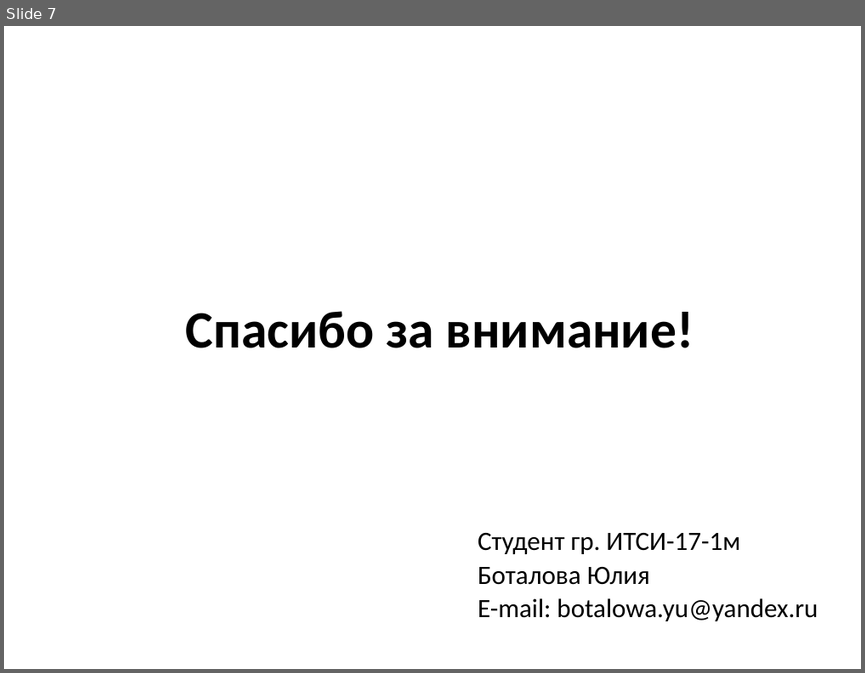
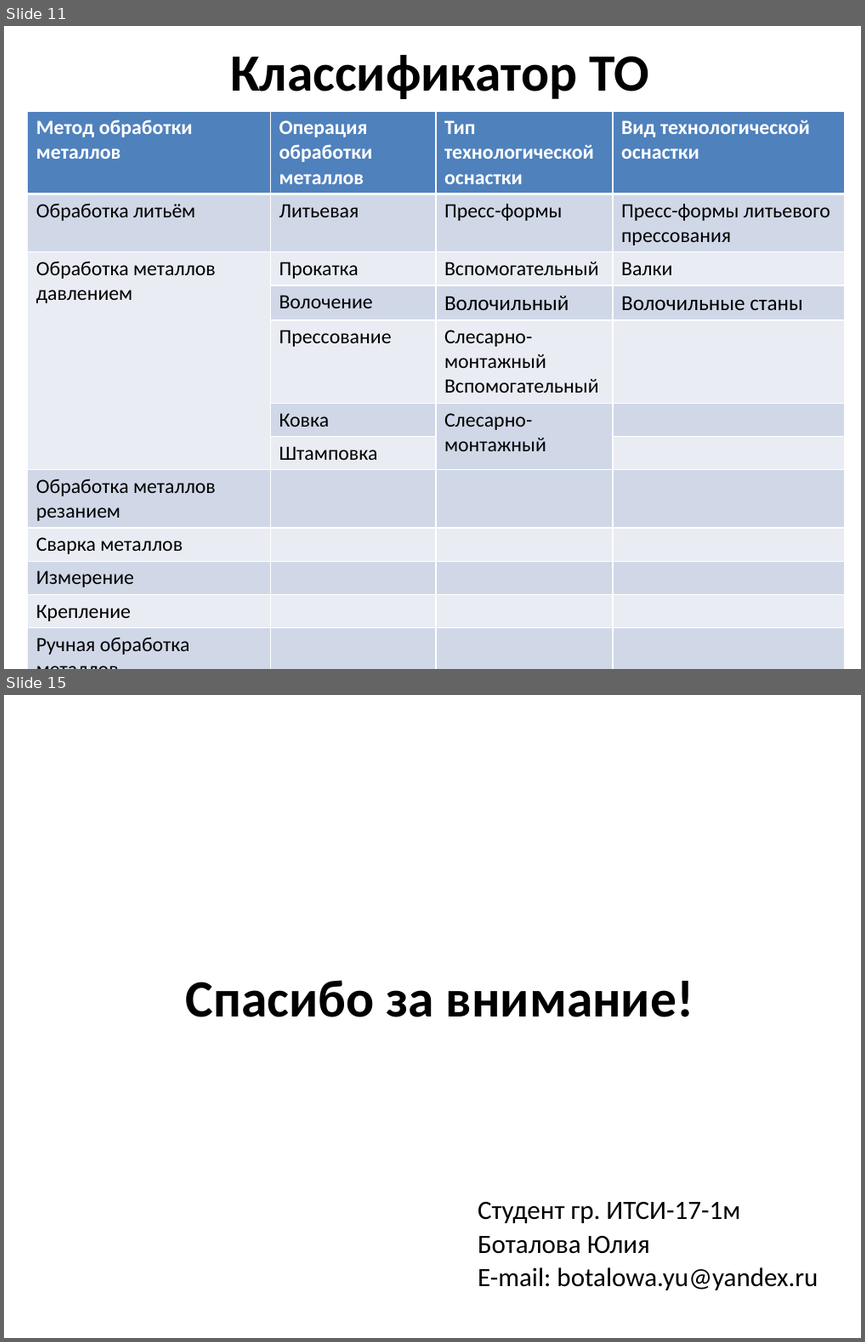
Before and after one commit to JulkaBotalova/NIR, a slide deck: НИР/Выступление 14.05.pptx. Shown one above the other, each under a label of ours: slide 7 before the commit, slides 11 and 15 after it; the slides between them are not shown. The pictures are 865x673 and 865x1342 pixels, drawn with LibreOffice and Linux fonts; fonts in the diff are those of the drawing. Boxes give left, top, right and bottom in pixels: in the first picture for what was removed or moved away, otherwise in the second. Text is boxed around its words. In the diff, an @@ line names an element or a change of style, - is before the commit and + after.

```diff
--- a/НИР/Выступление 14.05.pptx
+++ b/НИР/Выступление 14.05.pptx
@@ slide 11 added at (4,26,861,669), background #FFFFFF @@
@@ title added at (230,55,649,99), 44 pt, text #000000, bold @@
+Классификатор ТО
@@ table added at (28,111,844,669), 13 rows, 4 columns @@
+Метод обработки металлов | Операция обработки металлов | Тип технологической оснастки | Вид технологической оснастки
+Обработка литьём | Литьевая | Пресс-формы | Пресс-формы литьевого прессования
+Обработка металлов давлением | Прокатка | Вспомогательный | Валки
+ | Волочение | Волочильный | Волочильные станы
+ | Прессование | Слесарно-монтажный / Вспомогательный | 
+ | Ковка | Слесарно-монтажный | 
+ | Штамповка |  | 
+Обработка металлов резанием |  |  | 
+Сварка металлов |  |  | 
+Измерение |  |  | 
+Крепление |  |  | 
+Ручная обработка металлов |  |  | 
+Автоматизация ручного труда |  |  | 
@@ what was slide 7 is now slide 15 @@
```
Also in this commit, not shown: 4 slides changed, 9 other slides added, 2 slides removed, 7 other files.
